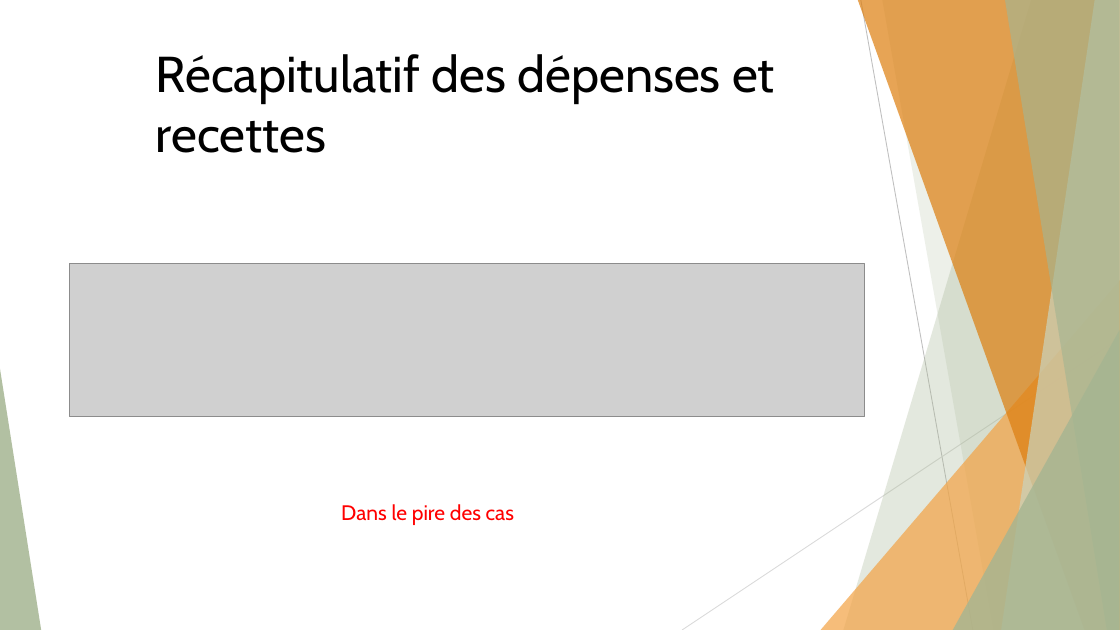
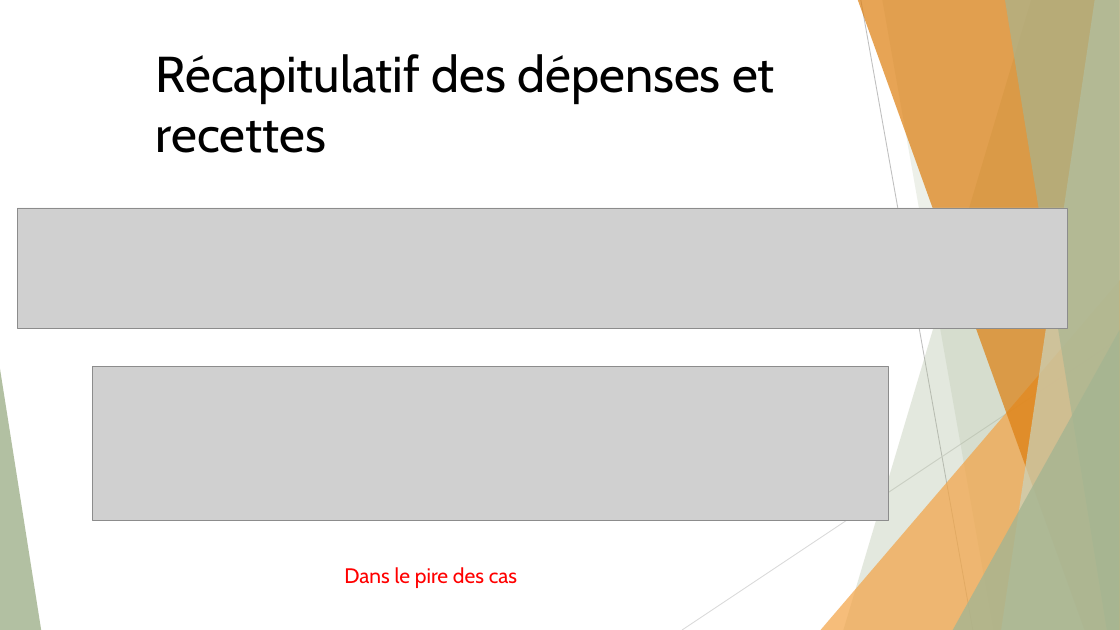
Before and after one commit to Kimimar0/Projet-Ces-eSport, a slide deck: slide 24 of Soutenance/Projet 2.pptx. Drawn at 1120x630 pixels with LibreOffice and Linux fonts; fonts in the diff are those of the drawing; grey boxes stand for pictures. Boxes give left, top, right and bottom in pixels: in the first picture for what was removed or moved away, otherwise in the second. Text is boxed around its words. In the diff, an @@ line names an element or a change of style, - is before the commit and + after.

```diff
--- a/Soutenance/Projet 2.pptx
+++ b/Soutenance/Projet 2.pptx
@@ picture added at [18, 208, 1068, 329] @@
@@ picture: place and size @@
-picture at [69, 264, 865, 417]
+picture at [92, 367, 888, 520]
@@ text "Dans le pire des cas": place and size @@
-text "Dans le pire des cas" at [341, 504, 514, 525]
+text "Dans le pire des cas" at [344, 567, 517, 588]
```
Also in this commit, not shown: 2 other slides changed.
